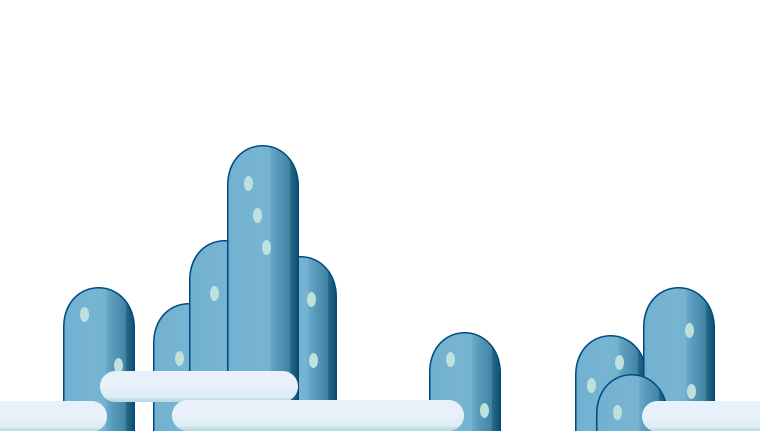
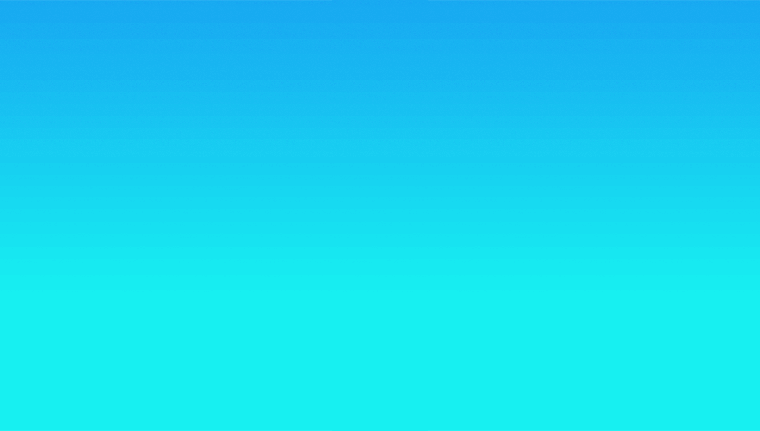
Two versions of the same layered image (w=760, h=431). Layer-by-layer changes:
hid group "layer superior" (41 layers) over [0, 145, 760, 431]
showed "sky copy" over [0, 0, 760, 431]
